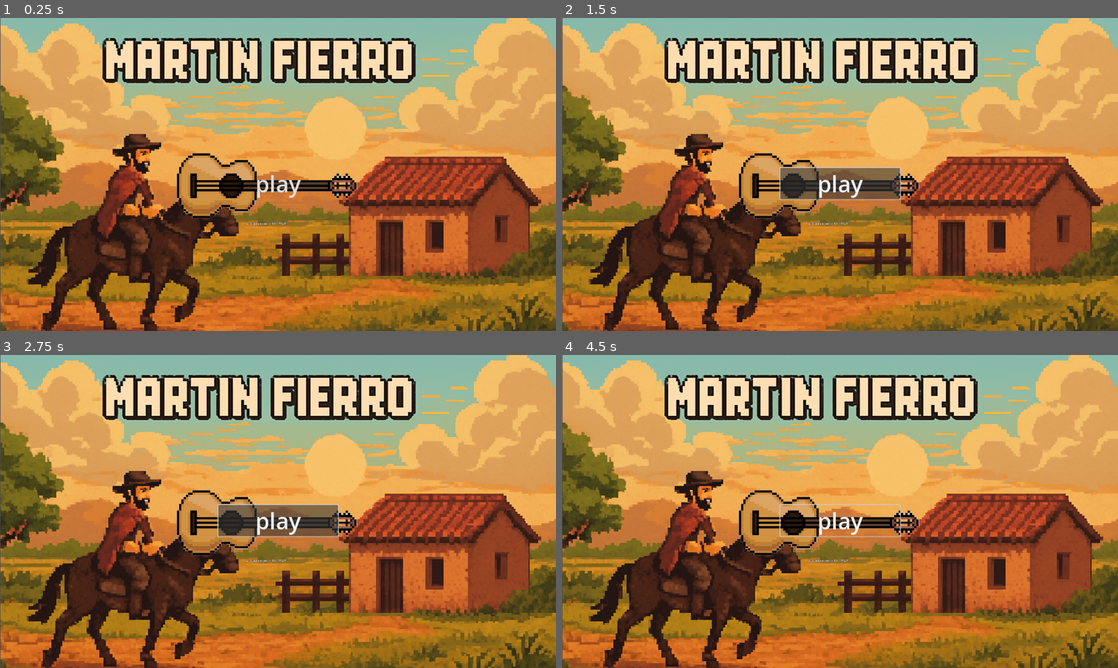
Above: before the commit, frames 1-4 (two rows, left to right).
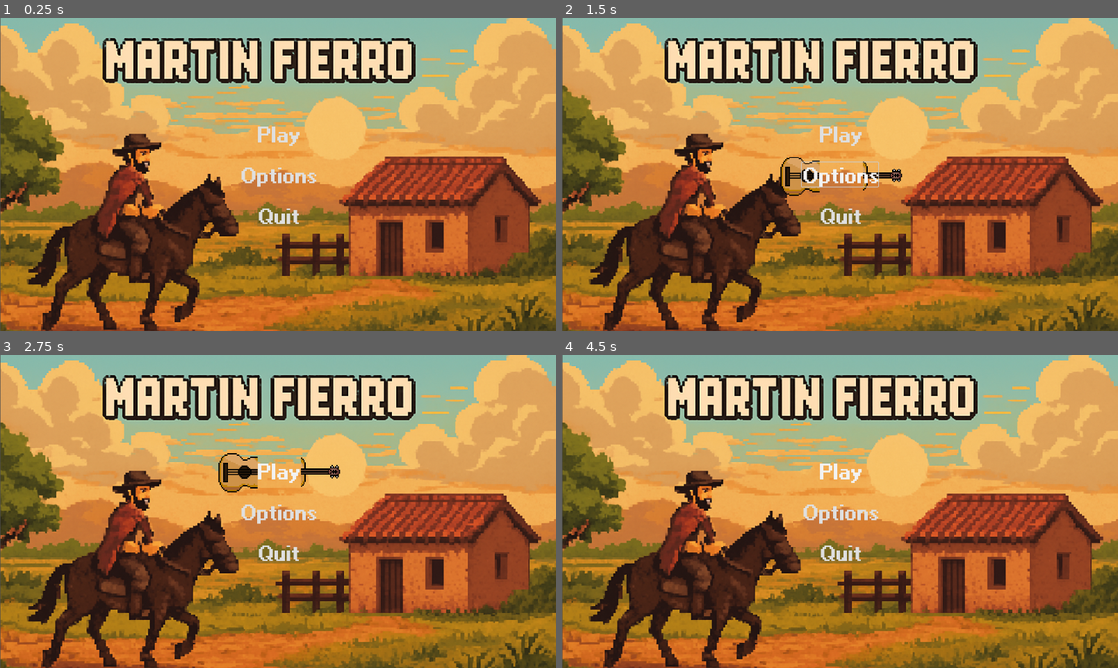
Above: after the commit, the same moments.

Repository: ODICRACK/JuegoMartinFierro
Game: Godot game, scene res://Ecenas/Menu.tscn
Same seed, same stepped clock (60 frames per second), same inputs: the game is played once before the commit and once after it. Sound files missing from this copy of the repository are replaced by a short silence.
Inputs (mouse positions are in pixels of both pictures, inside the frame that each line leads up to):
- Up to frame 1 (0.25 s): no input
- Up to frame 2 (1.5 s): click "play" (after the commit: "Options") at 0.5 s; click (840, 183) at 1.25 s, where only the run before the commit has a clickable "play"
- Up to frame 3 (2.75 s): click "play" (after the commit: "Play") at 2 s
- Up to frame 4 (4.5 s): click "play" (after the commit: "Play") at 2.75 s; click "play" (after the commit: "Play") at 3.5 s; tap Enter at 4.25 s; move the mouse to (962, 495) at 4.27 s

The runs differ from the first frame. In frame 1, 3.8% of the frame differs, in the area x 1-98%, y 4-99%; in frame 2, 4.9%; in frame 3, 5.7%; in frame 4, 4.0%.

Commit message:
añadido de decoracion y funcionalidad al quit ademas del agregado de efectos de sonido

Diff:
--- a/Ecenas/Menu.tscn
+++ b/Ecenas/Menu.tscn
@@ -1,9 +1,70 @@
-[gd_scene load_steps=4 format=3 uid="uid://cgfjemoqlmi4c"]
-
-[ext_resource type="Texture2D" uid="uid://suw5g8gilx57" path="res://Sprites/pixel_guitar_transparent.png" id="2_q4tns"]
+[gd_scene load_steps=22 format=3 uid="uid://cgfjemoqlmi4c"]
+
+[ext_resource type="Script" uid="uid://btsof2u5bukff" path="res://Ecenas/buttonContainer.gd" id="2_4y11p"]
+[ext_resource type="Texture2D" uid="uid://ntb6l5emx3f3" path="res://Sprites/pixilart-sprite (4).png" id="2_jxnki"]
 [ext_resource type="Texture2D" uid="uid://xr304ynpsl4y" path="res://Sprites/ChatGPT Image 10 sept 2025, 09_58_40 p.m..png" id="2_sp3bm"]
+[ext_resource type="FontFile" uid="uid://bjeipvuaso84k" path="res://Fuentes de texto/ari/ari-w9500-bold.ttf" id="3_4y11p"]
+[ext_resource type="AudioStream" uid="uid://bb1m8qisdkneg" path="res://Sonidos/guitarra.wav" id="5_pl8sq"]
+[ext_resource type="AudioStream" uid="uid://bo85gkbjrcofn" path="res://Sonidos/guitarra3.wav" id="6_qe5y5"]
+[ext_resource type="Script" uid="uid://q6y37fsfhxpr" path="res://Ecenas/quitarJuego.gd" id="7_c7k86"]
+[ext_resource type="AudioStream" uid="uid://cvvmtq3ou05ir" path="res://Sonidos/guitarra2.wav" id="7_cxlyq"]
+[ext_resource type="AudioStream" uid="uid://cwkncq8ha2fj1" path="res://Sonidos/817421__sergequadrado__lucky-guitar-sound.wav" id="9_jwk51"]
+
+[sub_resource type="StyleBoxEmpty" id="StyleBoxEmpty_jwk51"]
+
+[sub_resource type="StyleBoxEmpty" id="StyleBoxEmpty_7gcih"]
+
+[sub_resource type="StyleBoxEmpty" id="StyleBoxEmpty_l03gm"]
+
+[sub_resource type="StyleBoxEmpty" id="StyleBoxEmpty_rybku"]
+
+[sub_resource type="StyleBoxEmpty" id="StyleBoxEmpty_vk7wb"]
+
+[sub_resource type="StyleBoxEmpty" id="StyleBoxEmpty_dmw4f"]
+
+[sub_resource type="StyleBoxEmpty" id="StyleBoxEmpty_c7k86"]
 
 [sub_resource type="StyleBoxEmpty" id="StyleBoxEmpty_jxnki"]
+
+[sub_resource type="Animation" id="Animation_pl8sq"]
+resource_name = "guitarMove"
+length = 0.5
+step = 0.1
+tracks/0/type = "value"
+tracks/0/imported = false
+tracks/0/enabled = true
+tracks/0/path = NodePath("Control/guitar abajo:frame")
+tracks/0/interp = 1
+tracks/0/loop_wrap = true
+tracks/0/keys = {
+"times": PackedFloat32Array(0, 0.1, 0.2, 0.3),
+"transitions": PackedFloat32Array(1, 1, 1, 1),
+"update": 1,
+"values": [2, 4, 6, 0]
+}
+
+[sub_resource type="Animation" id="Animation_j0vat"]
+length = 0.001
+tracks/0/type = "value"
+tracks/0/imported = false
+tracks/0/enabled = true
+tracks/0/path = NodePath("Control/guitar abajo:frame")
+tracks/0/interp = 1
+tracks/0/loop_wrap = true
+tracks/0/keys = {
+"times": PackedFloat32Array(0),
+"transitions": PackedFloat32Array(1),
+"update": 1,
+"values": [0]
+}
+
+[sub_resource type="AnimationLibrary" id="AnimationLibrary_qe5y5"]
+_data = {
+&"RESET": SubResource("Animation_j0vat"),
+&"guitarMove": SubResource("Animation_pl8sq")
+}
+
+[sub_resource type="StyleBoxEmpty" id="StyleBoxEmpty_4y11p"]
 
 [node name="Menu" type="Control"]
 layout_mode = 3
@@ -25,11 +86,6 @@
 pivot_offset = Vector2(768, 512)
 texture = ExtResource("2_sp3bm")
 
-[node name="PixelGuitarTransparent" type="Sprite2D" parent="."]
-position = Vector2(-32.5, 40)
-scale = Vector2(0.766714, 0.772322)
-texture = ExtResource("2_q4tns")
-
 [node name="VBoxContainer" type="VBoxContainer" parent="."]
 layout_mode = 1
 anchors_preset = 8
@@ -37,17 +93,210 @@
 anchor_top = 0.5
 anchor_right = 0.5
 anchor_bottom = 0.5
-offset_left = -172.0
-offset_top = -207.0
-offset_right = 173.0
-offset_bottom = 260.0
-grow_horizontal = 2
-grow_vertical = 2
-theme_override_constants/separation = 41
+offset_left = -62.0
+offset_top = -158.5
+offset_right = 62.0
+offset_bottom = 158.5
+grow_horizontal = 2
+grow_vertical = 2
+theme_override_constants/separation = 117
 alignment = 1
 
-[node name="Button" type="Button" parent="VBoxContainer"]
+[node name="ContenedorBotonPlay" type="Control" parent="VBoxContainer"]
 layout_mode = 2
-theme_override_font_sizes/font_size = 65
+
+[node name="Control" type="Control" parent="VBoxContainer/ContenedorBotonPlay"]
+layout_mode = 1
+anchors_preset = 8
+anchor_left = 0.5
+anchor_top = 0.5
+anchor_right = 0.5
+anchor_bottom = 0.5
+offset_left = -61.0
+offset_top = -85.5
+offset_right = 167.0
+offset_bottom = 51.5
+grow_horizontal = 2
+grow_vertical = 2
+script = ExtResource("2_4y11p")
+
+[node name="guitar arriba" type="Sprite2D" parent="VBoxContainer/ContenedorBotonPlay/Control"]
+position = Vector2(183.25, 89.25)
+scale = Vector2(3.5, 3.5)
+texture = ExtResource("2_jxnki")
+hframes = 8
+frame = 1
+
+[node name="guitar abajo" type="Sprite2D" parent="VBoxContainer/ContenedorBotonPlay/Control"]
+position = Vector2(-54.25, 90.5)
+scale = Vector2(3.5, 3.5)
+texture = ExtResource("2_jxnki")
+hframes = 8
+
+[node name="Button" type="Button" parent="VBoxContainer/ContenedorBotonPlay"]
+layout_mode = 1
+anchors_preset = 8
+anchor_left = 0.5
+anchor_top = 0.5
+anchor_right = 0.5
+anchor_bottom = 0.5
+offset_left = -62.0
+offset_top = -35.0
+offset_right = 62.0
+offset_bottom = 35.0
+grow_horizontal = 2
+grow_vertical = 2
+theme_override_fonts/font = ExtResource("3_4y11p")
+theme_override_font_sizes/font_size = 55
+theme_override_styles/focus = SubResource("StyleBoxEmpty_jwk51")
+theme_override_styles/disabled_mirrored = SubResource("StyleBoxEmpty_7gcih")
+theme_override_styles/disabled = SubResource("StyleBoxEmpty_l03gm")
+theme_override_styles/hover_pressed_mirrored = SubResource("StyleBoxEmpty_rybku")
+theme_override_styles/hover_pressed = SubResource("StyleBoxEmpty_vk7wb")
+theme_override_styles/hover_mirrored = SubResource("StyleBoxEmpty_dmw4f")
+theme_override_styles/hover = SubResource("StyleBoxEmpty_c7k86")
 theme_override_styles/normal = SubResource("StyleBoxEmpty_jxnki")
-text = "play"
+text = "Play"
+icon_alignment = 1
+
+[node name="AnimationPlayer" type="AnimationPlayer" parent="VBoxContainer/ContenedorBotonPlay"]
+libraries = {
+&"": SubResource("AnimationLibrary_qe5y5")
+}
+
+[node name="Guitarra" type="AudioStreamPlayer" parent="VBoxContainer/ContenedorBotonPlay"]
+stream = ExtResource("5_pl8sq")
+volume_db = 4.0
+
+[node name="ContenedorBotonOptions" type="Control" parent="VBoxContainer"]
+layout_mode = 2
+
+[node name="Control" type="Control" parent="VBoxContainer/ContenedorBotonOptions"]
+layout_mode = 1
+anchors_preset = 8
+anchor_left = 0.5
+anchor_top = 0.5
+anchor_right = 0.5
+anchor_bottom = 0.5
+offset_left = -61.0
+offset_top = -85.5
+offset_right = 167.0
+offset_bottom = 51.5
+grow_horizontal = 2
+grow_vertical = 2
+script = ExtResource("2_4y11p")
+
+[node name="guitar arriba" type="Sprite2D" parent="VBoxContainer/ContenedorBotonOptions/Control"]
+position = Vector2(183.25, 89.25)
+scale = Vector2(3.5, 3.5)
+texture = ExtResource("2_jxnki")
+hframes = 8
+frame = 1
+
+[node name="guitar abajo" type="Sprite2D" parent="VBoxContainer/ContenedorBotonOptions/Control"]
+position = Vector2(-54.25, 90.5)
+scale = Vector2(3.5, 3.5)
+texture = ExtResource("2_jxnki")
+hframes = 8
+
+[node name="Button" type="Button" parent="VBoxContainer/ContenedorBotonOptions"]
+layout_mode = 1
+anchors_preset = 8
+anchor_left = 0.5
+anchor_top = 0.5
+anchor_right = 0.5
+anchor_bottom = 0.5
+offset_left = -62.0
+offset_top = -35.0
+offset_right = 62.0
+offset_bottom = 35.0
+grow_horizontal = 2
+grow_vertical = 2
+theme_override_fonts/font = ExtResource("3_4y11p")
+theme_override_font_sizes/font_size = 55
+theme_override_styles/hover = SubResource("StyleBoxEmpty_4y11p")
+theme_override_styles/normal = SubResource("StyleBoxEmpty_jxnki")
+text = "Options"
+icon_alignment = 1
+
+[node name="AnimationPlayer" type="AnimationPlayer" parent="VBoxContainer/ContenedorBotonOptions"]
+libraries = {
+&"": SubResource("AnimationLibrary_qe5y5")
+}
+
+[node name="Guitarra" type="AudioStreamPlayer" parent="VBoxContainer/ContenedorBotonOptions"]
+stream = ExtResource("6_qe5y5")
+volume_db = 2.0
+
+[node name="ContenedorBotonQuit" type="Control" parent="VBoxContainer"]
+layout_mode = 2
+
+[node name="Control" type="Control" parent="VBoxContainer/ContenedorBotonQuit"]
+layout_mode = 1
+anchors_preset = 8
+anchor_left = 0.5
+anchor_top = 0.5
+anchor_right = 0.5
+anchor_bottom = 0.5
+offset_left = -61.0
+offset_top = -85.5
+offset_right = 167.0
+offset_bottom = 51.5
+grow_horizontal = 2
+grow_vertical = 2
+script = ExtResource("2_4y11p")
+
+[node name="guitar arriba" type="Sprite2D" parent="VBoxContainer/ContenedorBotonQuit/Control"]
+position = Vector2(183.25, 89.25)
+scale = Vector2(3.5, 3.5)
+texture = ExtResource("2_jxnki")
+hframes = 8
+frame = 1
+
+[node name="guitar abajo" type="Sprite2D" parent="VBoxContainer/ContenedorBotonQuit/Control"]
+position = Vector2(-54.25, 90.5)
+scale = Vector2(3.5, 3.5)
+texture = ExtResource("2_jxnki")
+hframes = 8
+
+[node name="Button" type="Button" parent="VBoxContainer/ContenedorBotonQuit"]
+layout_mode = 1
+anchors_preset = 8
+anchor_left = 0.5
+anchor_top = 0.5
+anchor_right = 0.5
+anchor_bottom = 0.5
+offset_left = -62.0
+offset_top = -35.0
+offset_right = 62.0
+offset_bottom = 35.0
+grow_horizontal = 2
+grow_vertical = 2
+theme_override_fonts/font = ExtResource("3_4y11p")
+theme_override_font_sizes/font_size = 55
+theme_override_styles/hover = SubResource("StyleBoxEmpty_4y11p")
+theme_override_styles/normal = SubResource("StyleBoxEmpty_jxnki")
+text = "Quit"
+icon_alignment = 1
+script = ExtResource("7_c7k86")
+
+[node name="AnimationPlayer" type="AnimationPlayer" parent="VBoxContainer/ContenedorBotonQuit"]
+libraries = {
+&"": SubResource("AnimationLibrary_qe5y5")
+}
+
+[node name="Guitarra" type="AudioStreamPlayer" parent="VBoxContainer/ContenedorBotonQuit"]
+stream = ExtResource("7_cxlyq")
+volume_db = -2.0
+
+[node name="chao" type="AudioStreamPlayer" parent="VBoxContainer/ContenedorBotonQuit"]
+stream = ExtResource("9_jwk51")
+
+[connection signal="mouse_entered" from="VBoxContainer/ContenedorBotonPlay/Button" to="VBoxContainer/ContenedorBotonPlay/Control" method="_on_button_mouse_entered"]
+[connection signal="mouse_exited" from="VBoxContainer/ContenedorBotonPlay/Button" to="VBoxContainer/ContenedorBotonPlay/Control" method="_on_button_mouse_exited"]
+[connection signal="mouse_entered" from="VBoxContainer/ContenedorBotonOptions/Button" to="VBoxContainer/ContenedorBotonOptions/Control" method="_on_button_mouse_entered"]
+[connection signal="mouse_exited" from="VBoxContainer/ContenedorBotonOptions/Button" to="VBoxContainer/ContenedorBotonOptions/Control" method="_on_button_mouse_exited"]
+[connection signal="mouse_entered" from="VBoxContainer/ContenedorBotonQuit/Button" to="VBoxContainer/ContenedorBotonQuit/Control" method="_on_button_mouse_entered"]
+[connection signal="mouse_exited" from="VBoxContainer/ContenedorBotonQuit/Button" to="VBoxContainer/ContenedorBotonQuit/Control" method="_on_button_mouse_exited"]
+[connection signal="pressed" from="VBoxContainer/ContenedorBotonQuit/Button" to="VBoxContainer/ContenedorBotonQuit/Button" method="_on_pressed"]
+[connection signal="finished" from="VBoxContainer/ContenedorBotonQuit/chao" to="VBoxContainer/ContenedorBotonQuit/Button" method="_on_chao_finished"]
--- /dev/null
+++ b/Ecenas/buttonContainer.gd
@@ -0,0 +1,20 @@
+extends Control
+@onready var guitarAR = $"guitar arriba"
+@onready var guitarAB = $"guitar abajo"
+@onready var animation = $"../AnimationPlayer"
+@onready var sonido = $"../Guitarra"
+
+func _ready() -> void:
+	guitarAB.visible = false
+	guitarAR.visible = false
+
+func _on_button_mouse_entered() -> void:
+	guitarAR.visible = true
+	guitarAB.visible = true
+	animation.play("guitarMove")
+	sonido.play()
+
+
+func _on_button_mouse_exited() -> void:
+	guitarAR.visible = false
+	guitarAB.visible = false
--- /dev/null
+++ b/Ecenas/quitarJuego.gd
@@ -0,0 +1,11 @@
+extends Button
+
+
+func _on_pressed() -> void:
+	var sonidoFinal = $"../chao"
+	sonidoFinal.play()
+
+
+
+func _on_chao_finished() -> void:
+	get_tree().quit()
--- a/project.godot
+++ b/project.godot
@@ -24,3 +24,7 @@
 window/size/window_height_override=720
 window/stretch/mode="viewport"
 window/stretch/aspect="ignore"
+
+[rendering]
+
+textures/canvas_textures/default_texture_filter=0
Not shown, added: Ecenas/buttonContainer.gd.uid
Not shown, added: Ecenas/quitarJuego.gd.uid
Binary file added: Fuentes de texto/ari/ari-w9500-bold.ttf
Not shown, added: Fuentes de texto/ari/ari-w9500-bold.ttf.import
Binary file added: Fuentes de texto/ari/ari-w9500-condensed-bold.ttf
Not shown, added: Fuentes de texto/ari/ari-w9500-condensed-bold.ttf.import
Binary file added: Fuentes de texto/ari/ari-w9500-condensed-display.ttf
Not shown, added: Fuentes de texto/ari/ari-w9500-condensed-display.ttf.import
Binary file added: Fuentes de texto/ari/ari-w9500-condensed.ttf
Not shown, added: Fuentes de texto/ari/ari-w9500-condensed.ttf.import
Binary file added: Fuentes de texto/ari/ari-w9500-display.ttf
Not shown, added: Fuentes de texto/ari/ari-w9500-display.ttf.import
(and 17 more such lines)
